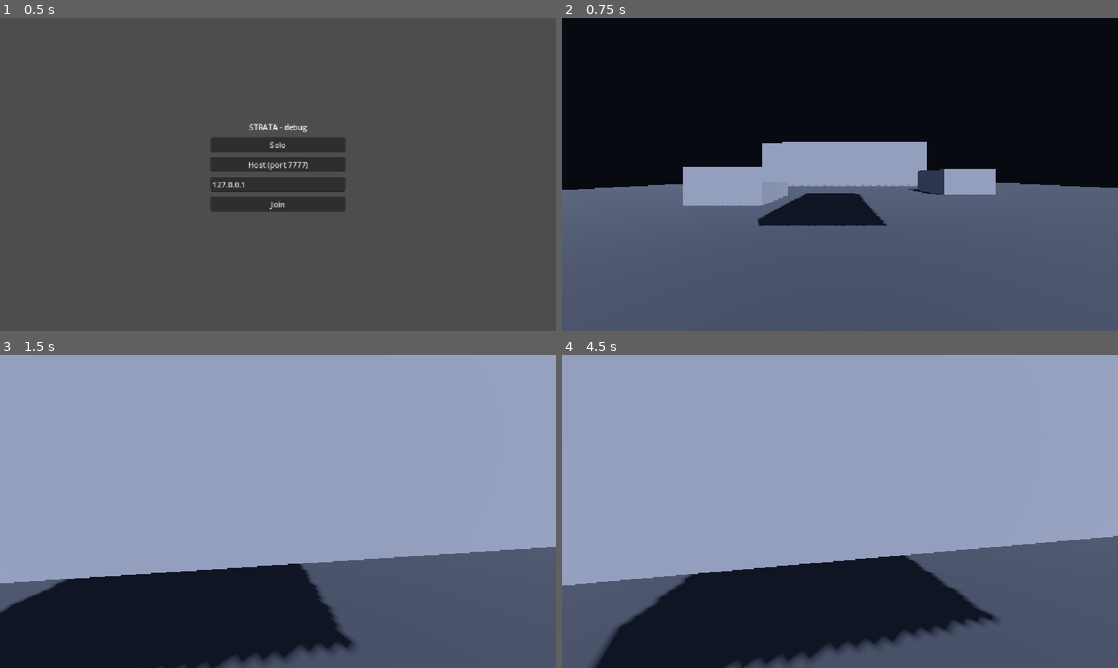
Above: before the commit, frames 1-4 (two rows, left to right).
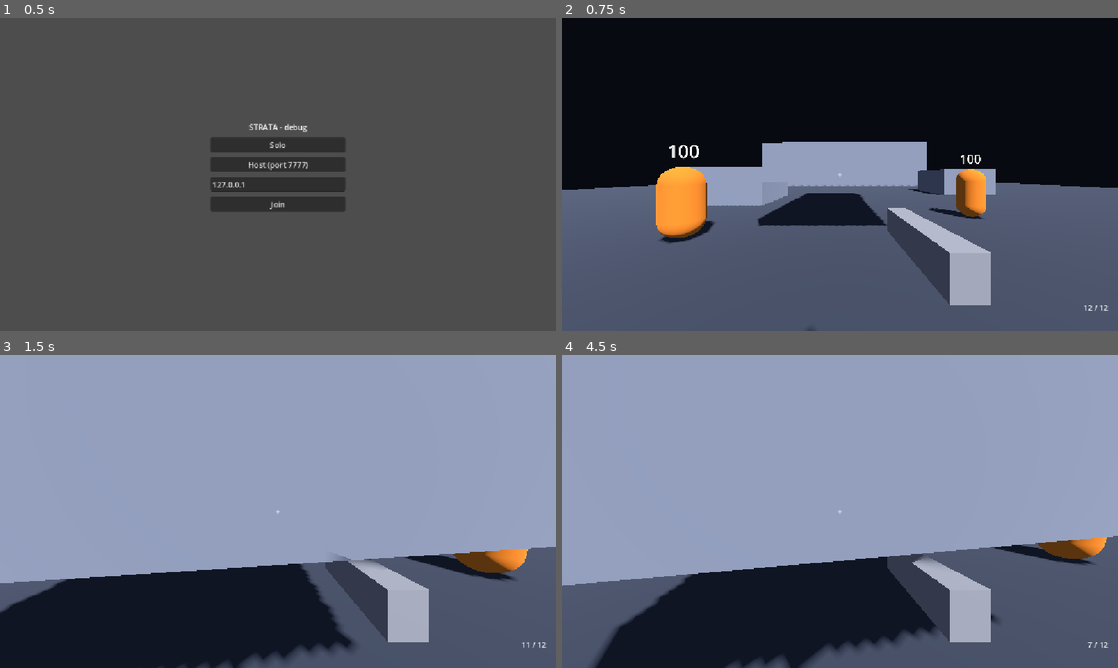
Above: after the commit, the same moments.

Repository: kyaminq-ui/Strata_FPS
Game: Godot game, scene res://game/main.tscn
The game is run twice, just before and just after one commit, with the same random seed, the same clock (stepped at 60 frames per second) and the same inputs.
Inputs (mouse positions are in pixels of both pictures, inside the frame that each line leads up to):
- Up to frame 1 (0.5 s): no input
- Up to frame 2 (0.75 s): click "Solo" at 0.5 s
- Up to frame 3 (1.5 s): tap Enter at 1.25 s; move the mouse to (305, 511) at 1.27 s; press the mouse at (305, 511) at 1.28 s; hold W (move_forward) from 1.28 s (still down); tap Shift (dash) at 1.35 s
- Up to frame 4 (4.5 s): keep holding W (move_forward); tap Space (jump) at 1.52, 1.82, 2.27, 2.57, 3.5, 3.77, 4.07 s; move the mouse to (812, 511) at 2.02 s; release the mouse at (812, 511) at 2.03 s; click (812, 511) at 2.1 s; tap Shift (dash) at 2.3, 2.85, 3.8 s; move the mouse to (851, 505) at 2.77 s; press the mouse at (851, 505) at 2.78 s; move the mouse to (834, 517) at 3.52 s; release the mouse at (834, 517) at 3.53 s; tap Ctrl (slide) at 3.6 s; click (834, 517) at 3.67 s; move the mouse to (878, 514) at 4.27 s; press the mouse at (878, 514) at 4.28 s

Frame 1 is identical in both runs. In frame 2, 6.4% of the frame differs, in the area x 16-99%, y 40-100%; in frame 3, 4.4%; in frame 4, 4.2%.

Commit message:
Milestone 2 (part 1): hitscan pistol, host-validated hits, training dummies, HUD
Co-Authored-By: Claude Sonnet 5 <noreply@anthropic.com>

Diff:
--- /dev/null
+++ b/game/components/health_component.gd
@@ -0,0 +1,35 @@
+class_name HealthComponent
+extends Node
+## Points de vie. `health` est répliqué par le MultiplayerSynchronizer de la scène
+## propriétaire ; seuls le host/serveur appellent take_damage() (signaux côté serveur).
+
+signal damaged(amount: float, by_peer: int)
+signal died(by_peer: int)
+
+@export var max_health: float = 100.0
+
+var health: float
+
+
+func _ready() -> void:
+	health = max_health
+
+
+func is_dead() -> bool:
+	return health <= 0.0
+
+
+## Serveur seulement. Retourne vrai si ce coup tue.
+func take_damage(amount: float, by_peer: int = 0) -> bool:
+	if not multiplayer.is_server() or is_dead():
+		return false
+	health = maxf(health - amount, 0.0)
+	damaged.emit(amount, by_peer)
+	if is_dead():
+		died.emit(by_peer)
+		return true
+	return false
+
+
+func reset() -> void:
+	health = max_health
--- a/game/player/player.gd
+++ b/game/player/player.gd
@@ -24,13 +24,15 @@
 var dash_cooldown_left := 0.0
 var wall_cooldown_left := 0.0
 var camera_roll_target := 0.0  # degrés, piloté par les états
+var input_enabled := true  # faux quand la souris est libérée (Échap)
 
 var _states: Dictionary[StringName, PlayerState] = {}
 var _state: PlayerState
 
 @onready var crouch: PlayerCrouch = $Crouch
+@onready var weapon: WeaponController = $Weapon
 @onready var _head: Node3D = $Head
-@onready var _camera: Camera3D = $Head/Camera3D
+@onready var camera: Camera3D = $Head/Camera3D
 @onready var _body_mesh: MeshInstance3D = $BodyMesh
 @onready var _visor_mesh: MeshInstance3D = $Head/VisorMesh
 @onready var _label: Label3D = $NameLabel
@@ -60,11 +62,15 @@
 
 	if is_multiplayer_authority():
 		# Vue à la première personne : son propre corps est masqué.
-		_camera.current = true
+		camera.current = true
 		_body_mesh.hide()
 		_visor_mesh.hide()
 		_label.hide()
 		Input.mouse_mode = Input.MOUSE_MODE_CAPTURED
+		var hud := preload("res://game/ui/player_hud.tscn").instantiate()
+		add_child(hud)
+		hud.bind(weapon)
+	$Head/Camera3D/Viewmodel.visible = is_multiplayer_authority()
 
 
 func change_state(state_name: StringName) -> void:
@@ -100,8 +106,11 @@
 		_head.rotation.x = clampf(_head.rotation.x - event.relative.y * config.mouse_sensitivity, -limit, limit)
 	elif event.is_action_pressed("ui_cancel"):
 		Input.mouse_mode = Input.MOUSE_MODE_VISIBLE
+		input_enabled = false
 	elif event is InputEventMouseButton and event.pressed and Input.mouse_mode == Input.MOUSE_MODE_VISIBLE:
 		Input.mouse_mode = Input.MOUSE_MODE_CAPTURED
+		# Le clic qui recapture la souris ne doit pas tirer.
+		get_tree().create_timer(0.1).timeout.connect(func() -> void: input_enabled = true)
 
 
 func _physics_process(delta: float) -> void:
@@ -124,7 +133,7 @@
 func _process(delta: float) -> void:
 	if is_multiplayer_authority():
 		var roll_smoothing := 1.0 - exp(-CAMERA_ROLL_SMOOTHING * delta)
-		_camera.rotation.z = lerp_angle(_camera.rotation.z, deg_to_rad(camera_roll_target), roll_smoothing)
+		camera.rotation.z = lerp_angle(camera.rotation.z, deg_to_rad(camera_roll_target), roll_smoothing)
 		return
 	crouch.crouched = net_sliding
 	var t := 1.0 - exp(-REMOTE_SMOOTHING * delta)
--- a/game/player/player.tscn
+++ b/game/player/player.tscn
@@ -7,6 +7,8 @@
 [ext_resource type="Script" path="res://game/player/state_dash.gd" id="5"]
 [ext_resource type="Script" path="res://game/player/state_slide.gd" id="6"]
 [ext_resource type="Script" path="res://game/player/state_wallrun.gd" id="7"]
+[ext_resource type="Script" path="res://game/weapons/weapon_controller.gd" id="8"]
+[ext_resource type="Resource" path="res://game/weapons/pistol.tres" id="9"]
 
 [sub_resource type="CapsuleShape3D" id="shape"]
 radius = 0.4
@@ -18,6 +20,9 @@
 
 [sub_resource type="BoxMesh" id="visor_mesh"]
 size = Vector3(0.5, 0.15, 0.3)
+
+[sub_resource type="BoxMesh" id="gun_mesh"]
+size = Vector3(0.08, 0.1, 0.4)
 
 [sub_resource type="SceneReplicationConfig" id="replication"]
 properties/0/path = NodePath(".:net_position")
@@ -53,6 +58,10 @@
 [node name="Camera3D" type="Camera3D" parent="Head"]
 fov = 90.0
 
+[node name="Viewmodel" type="MeshInstance3D" parent="Head/Camera3D"]
+transform = Transform3D(1, 0, 0, 0, 1, 0, 0, 0, 1, 0.25, -0.2, -0.5)
+mesh = SubResource("gun_mesh")
+
 [node name="VisorMesh" type="MeshInstance3D" parent="Head"]
 transform = Transform3D(1, 0, 0, 0, 1, 0, 0, 0, 1, 0, 0, -0.3)
 mesh = SubResource("visor_mesh")
@@ -86,3 +95,7 @@
 
 [node name="WallRun" type="Node" parent="States"]
 script = ExtResource("7")
+
+[node name="Weapon" type="Node" parent="."]
+script = ExtResource("8")
+data = ExtResource("9")
--- /dev/null
+++ b/game/ui/player_hud.gd
@@ -0,0 +1,26 @@
+extends CanvasLayer
+## HUD local minimal : viseur, munitions, hitmarker. Créé par Player pour l'autorité seulement.
+
+@onready var _ammo: Label = %Ammo
+@onready var _hit_marker: Label = %HitMarker
+
+var _tween: Tween
+
+
+func bind(weapon: WeaponController) -> void:
+	weapon.ammo_changed.connect(_on_ammo_changed)
+	weapon.reload_started.connect(func() -> void: _ammo.text = "RELOAD")
+	weapon.hit_confirmed.connect(_on_hit_confirmed)
+	_on_ammo_changed(weapon.ammo, weapon.data.magazine_size)
+
+
+func _on_ammo_changed(current: int, magazine: int) -> void:
+	_ammo.text = "%d / %d" % [current, magazine]
+
+
+func _on_hit_confirmed(killed: bool) -> void:
+	if _tween:
+		_tween.kill()
+	_hit_marker.modulate = Color(1.0, 0.2, 0.2, 1.0) if killed else Color(1.0, 1.0, 1.0, 1.0)
+	_tween = create_tween()
+	_tween.tween_property(_hit_marker, "modulate:a", 0.0, 0.2)
--- /dev/null
+++ b/game/ui/player_hud.tscn
@@ -0,0 +1,51 @@
+[gd_scene load_steps=2 format=3]
+
+[ext_resource type="Script" path="res://game/ui/player_hud.gd" id="1"]
+
+[node name="PlayerHud" type="CanvasLayer"]
+script = ExtResource("1")
+
+[node name="Root" type="Control" parent="."]
+layout_mode = 3
+anchors_preset = 15
+anchor_right = 1.0
+anchor_bottom = 1.0
+grow_horizontal = 2
+grow_vertical = 2
+mouse_filter = 2
+
+[node name="Center" type="CenterContainer" parent="Root"]
+layout_mode = 1
+anchors_preset = 15
+anchor_right = 1.0
+anchor_bottom = 1.0
+grow_horizontal = 2
+grow_vertical = 2
+mouse_filter = 2
+
+[node name="Crosshair" type="Label" parent="Root/Center"]
+layout_mode = 2
+text = "+"
+
+[node name="HitMarker" type="Label" parent="Root/Center"]
+unique_name_in_owner = true
+modulate = Color(1, 1, 1, 0)
+layout_mode = 2
+text = "X"
+
+[node name="Ammo" type="Label" parent="Root"]
+unique_name_in_owner = true
+layout_mode = 1
+anchors_preset = 3
+anchor_left = 1.0
+anchor_top = 1.0
+anchor_right = 1.0
+anchor_bottom = 1.0
+offset_left = -200.0
+offset_top = -60.0
+offset_right = -20.0
+offset_bottom = -20.0
+grow_horizontal = 0
+grow_vertical = 0
+text = "0 / 0"
+horizontal_alignment = 2
--- /dev/null
+++ b/game/weapons/pistol.tres
@@ -0,0 +1,6 @@
+[gd_resource type="Resource" script_class="WeaponData" load_steps=2 format=3]
+
+[ext_resource type="Script" path="res://game/weapons/weapon_data.gd" id="1"]
+
+[resource]
+script = ExtResource("1")
--- /dev/null
+++ b/game/weapons/tracer.gd
@@ -0,0 +1,29 @@
+class_name Tracer
+extends RefCounted
+## Trait de tir purement cosmétique (local à chaque peer, sans autorité).
+
+const LIFETIME := 0.06
+const THICKNESS := 0.03
+
+static var _material: StandardMaterial3D
+
+
+static func spawn(parent: Node, from: Vector3, to: Vector3) -> void:
+	var length := from.distance_to(to)
+	if length < 0.1:
+		return
+	if _material == null:
+		_material = StandardMaterial3D.new()
+		_material.shading_mode = BaseMaterial3D.SHADING_MODE_UNSHADED
+		_material.albedo_color = Color(1.0, 0.9, 0.5)
+	var mesh := BoxMesh.new()
+	mesh.size = Vector3(THICKNESS, THICKNESS, length)
+	var instance := MeshInstance3D.new()
+	instance.mesh = mesh
+	instance.material_override = _material
+	parent.add_child(instance)
+	var direction := (to - from) / length
+	var up := Vector3.UP if absf(direction.y) < 0.99 else Vector3.RIGHT
+	instance.global_position = (from + to) * 0.5
+	instance.look_at(to, up)
+	parent.get_tree().create_timer(LIFETIME).timeout.connect(instance.queue_free)
--- /dev/null
+++ b/game/weapons/weapon_controller.gd
@@ -0,0 +1,127 @@
+class_name WeaponController
+extends Node
+## Arme hitscan d'un joueur. Le peer propriétaire gère cadence, munitions et visée locale,
+## puis envoie (origine, direction) au host. Le HOST résout le tir (raycast serveur), valide
+## cadence et origine, applique les dégâts (valeur de WeaponData, jamais envoyée par le client)
+## et confirme le résultat. Traits/hitmarkers = cosmétique local.
+
+signal ammo_changed(current: int, magazine: int)
+signal reload_started
+signal hit_confirmed(killed: bool)
+
+const HIT_MASK := 1 | 4  # monde (couche 1) + ennemis (couche 3)
+const HEAD_HEIGHT := 1.6
+const SERVER_ORIGIN_TOLERANCE := 5.0  # m : couvre latence + dash
+const SERVER_RATE_TOLERANCE := 0.8  # tolère un peu de gigue sur la cadence
+const MUZZLE_OFFSET := Vector3(0.25, -0.2, -0.5)
+
+@export var data: WeaponData
+
+var ammo := 0
+
+var _cooldown_left := 0.0
+var _reload_left := 0.0
+var _server_last_shot_msec := -100000
+
+@onready var _player: Player = get_parent()
+
+
+func _ready() -> void:
+	ammo = data.magazine_size
+
+
+func _physics_process(delta: float) -> void:
+	if not _player.is_multiplayer_authority():
+		return
+	_cooldown_left = maxf(_cooldown_left - delta, 0.0)
+	if _reload_left > 0.0:
+		_reload_left -= delta
+		if _reload_left <= 0.0:
+			ammo = data.magazine_size
+			ammo_changed.emit(ammo, data.magazine_size)
+		return
+	if not _player.input_enabled:
+		return
+	if Input.is_action_just_pressed("reload") and ammo < data.magazine_size:
+		_start_reload()
+		return
+	var wants_fire := Input.is_action_pressed("fire") if data.automatic else Input.is_action_just_pressed("fire")
+	if wants_fire and _cooldown_left <= 0.0:
+		if ammo > 0:
+			_fire()
+		else:
+			_start_reload()
+
+
+func _start_reload() -> void:
+	_reload_left = data.reload_time
+	reload_started.emit()
+
+
+func _fire() -> void:
+	ammo -= 1
+	_cooldown_left = data.fire_interval
+	ammo_changed.emit(ammo, data.magazine_size)
+	var camera := _player.camera
+	var origin := camera.global_position
+	var direction := -camera.global_basis.z
+	var hit := _cast(origin, direction)
+	var end: Vector3 = hit.position if not hit.is_empty() else origin + direction * data.max_range
+	Tracer.spawn(_player.get_parent(), origin + camera.global_basis * MUZZLE_OFFSET, end)
+	if multiplayer.is_server():
+		_server_fire(multiplayer.get_unique_id(), origin, direction)
+	else:
+		server_fire.rpc_id(1, origin, direction)
+
+
+func _cast(origin: Vector3, direction: Vector3) -> Dictionary:
+	var query := PhysicsRayQueryParameters3D.create(origin, origin + direction * data.max_range, HIT_MASK)
+	return _player.get_world_3d().direct_space_state.intersect_ray(query)
+
+
+@rpc("any_peer", "call_remote", "reliable")
+func server_fire(origin: Vector3, direction: Vector3) -> void:
+	if multiplayer.is_server():
+		_server_fire(multiplayer.get_remote_sender_id(), origin, direction)
+
+
+func _server_fire(shooter_id: int, origin: Vector3, direction: Vector3) -> void:
+	if shooter_id != _player.get_multiplayer_authority() or direction.is_zero_approx():
+		return  # seul le propriétaire tire avec son arme
+	var now := Time.get_ticks_msec()
+	if now - _server_last_shot_msec < data.fire_interval * 1000.0 * SERVER_RATE_TOLERANCE:
+		return
+	if origin.distance_to(_player.net_position + Vector3.UP * HEAD_HEIGHT) > SERVER_ORIGIN_TOLERANCE:
+		return
+	_server_last_shot_msec = now
+
+	direction = direction.normalized()
+	var hit := _cast(origin, direction)
+	var end: Vector3 = hit.position if not hit.is_empty() else origin + direction * data.max_range
+	var health: HealthComponent = null
+	if not hit.is_empty():
+		health = (hit.collider as Node).get_node_or_null("Health") as HealthComponent
+	if health:
+		var killed := health.take_damage(data.damage, shooter_id)
+		if shooter_id == multiplayer.get_unique_id():
+			hit_confirmed.emit(killed)
+		else:
+			confirm_hit.rpc_id(shooter_id, killed)
+
+	var start := origin + Vector3.DOWN * 0.2 + direction * 0.5
+	if shooter_id != multiplayer.get_unique_id():
+		Tracer.spawn(_player.get_parent(), start, end)
+	if not multiplayer.get_peers().is_empty():
+		show_shot.rpc(start, end)
+
+
+@rpc("any_peer", "call_remote", "reliable")
+func confirm_hit(killed: bool) -> void:
+	if multiplayer.get_remote_sender_id() == 1:
+		hit_confirmed.emit(killed)
+
+
+@rpc("any_peer", "call_remote", "unreliable")
+func show_shot(from: Vector3, to: Vector3) -> void:
+	if multiplayer.get_remote_sender_id() == 1 and not _player.is_multiplayer_authority():
+		Tracer.spawn(_player.get_parent(), from, to)
--- /dev/null
+++ b/game/weapons/weapon_data.gd
@@ -0,0 +1,11 @@
+class_name WeaponData
+extends Resource
+## Données d'une arme (aucune logique). Une arme = un .tres de ce type.
+
+@export var display_name: String = "Pistol"
+@export var damage: float = 25.0
+@export var fire_interval: float = 0.25
+@export var automatic: bool = false
+@export var max_range: float = 100.0
+@export var magazine_size: int = 12
+@export var reload_time: float = 1.2
--- a/game/world/arena_graybox.tscn
+++ b/game/world/arena_graybox.tscn
@@ -1,6 +1,7 @@
-[gd_scene load_steps=16 format=3]
+[gd_scene load_steps=17 format=3]
 
 [ext_resource type="Script" path="res://game/multiplayer/player_spawner.gd" id="1"]
+[ext_resource type="PackedScene" path="res://game/world/training_dummy.tscn" id="2"]
 
 [sub_resource type="Environment" id="env"]
 background_mode = 1
@@ -116,6 +117,17 @@
 [node name="Shape" type="CollisionShape3D" parent="World/LowBeam"]
 shape = SubResource("beam_shape")
 
+[node name="Dummies" type="Node3D" parent="."]
+
+[node name="Dummy1" parent="Dummies" instance=ExtResource("2")]
+transform = Transform3D(1, 0, 0, 0, 1, 0, 0, 0, 1, 3, 0, -6)
+
+[node name="Dummy2" parent="Dummies" instance=ExtResource("2")]
+transform = Transform3D(1, 0, 0, 0, 1, 0, 0, 0, 1, -6, 0, -4)
+
+[node name="Dummy3" parent="Dummies" instance=ExtResource("2")]
+transform = Transform3D(1, 0, 0, 0, 1, 0, 0, 0, 1, -3, 0, 8)
+
 [node name="SpawnPoints" type="Node3D" parent="."]
 
 [node name="Spawn1" type="Marker3D" parent="SpawnPoints"]
--- /dev/null
+++ b/game/world/training_dummy.gd
@@ -0,0 +1,41 @@
+extends StaticBody3D
+## Cible d'entraînement. Le host gère les dégâts et le respawn ; tous les peers
+## affichent l'état à partir de Health.health (répliqué).
+
+const RESPAWN_DELAY := 3.0
+const BASE_COLOR := Color(0.9, 0.5, 0.15)
+const FLASH_COLOR := Color(1.0, 1.0, 1.0)
+
+var _last_health := -1.0
+var _material := StandardMaterial3D.new()
+var _layer := 0
+
+@onready var _health: HealthComponent = $Health
+@onready var _mesh: MeshInstance3D = $Mesh
+@onready var _label: Label3D = $Label
+
+
+func _ready() -> void:
+	_layer = collision_layer
+	_material.albedo_color = BASE_COLOR
+	_mesh.material_override = _material
+	if multiplayer.is_server():
+		_health.died.connect(_on_died)
+
+
+func _process(_delta: float) -> void:
+	var health := _health.health
+	_label.text = str(ceili(health))
+	_mesh.visible = health > 0.0
+	_label.visible = health > 0.0
+	if _last_health > health and health > 0.0:
+		_material.albedo_color = FLASH_COLOR
+		create_tween().tween_property(_material, "albedo_color", BASE_COLOR, 0.15)
+	_last_health = health
+
+
+func _on_died(_by_peer: int) -> void:
+	collision_layer = 0
+	await get_tree().create_timer(RESPAWN_DELAY).timeout
+	_health.reset()
+	collision_layer = _layer
--- /dev/null
+++ b/game/world/training_dummy.tscn
@@ -0,0 +1,43 @@
+[gd_scene load_steps=6 format=3]
+
+[ext_resource type="Script" path="res://game/world/training_dummy.gd" id="1"]
+[ext_resource type="Script" path="res://game/components/health_component.gd" id="2"]
+
+[sub_resource type="CapsuleShape3D" id="shape"]
+radius = 0.45
+height = 1.8
+
+[sub_resource type="CapsuleMesh" id="mesh"]
+radius = 0.45
+height = 1.8
+
+[sub_resource type="SceneReplicationConfig" id="replication"]
+properties/0/path = NodePath("Health:health")
+properties/0/spawn = false
+properties/0/replication_mode = 1
+
+[node name="TrainingDummy" type="StaticBody3D"]
+collision_layer = 4
+collision_mask = 0
+script = ExtResource("1")
+
+[node name="CollisionShape3D" type="CollisionShape3D" parent="."]
+transform = Transform3D(1, 0, 0, 0, 1, 0, 0, 0, 1, 0, 0.9, 0)
+shape = SubResource("shape")
+
+[node name="Mesh" type="MeshInstance3D" parent="."]
+transform = Transform3D(1, 0, 0, 0, 1, 0, 0, 0, 1, 0, 0.9, 0)
+mesh = SubResource("mesh")
+
+[node name="Label" type="Label3D" parent="."]
+transform = Transform3D(1, 0, 0, 0, 1, 0, 0, 0, 1, 0, 2.2, 0)
+billboard = 1
+text = "100"
+font_size = 96
+
+[node name="Health" type="Node" parent="."]
+script = ExtResource("2")
+
+[node name="Sync" type="MultiplayerSynchronizer" parent="."]
+replication_interval = 0.1
+replication_config = SubResource("replication")
--- a/project.godot
+++ b/project.godot
@@ -67,6 +67,15 @@
 "events": [Object(InputEventKey,"resource_local_to_scene":false,"resource_name":"","device":-1,"window_id":0,"alt_press …(196 unchanged characters)…
 }
 
+fire={
+"deadzone": 0.2,
+"events": [Object(InputEventMouseButton,"resource_local_to_scene":false,"resource_name":"","device":-1,"window_id":0,"alt_pressed":false,"shift_pressed":false,"ctrl_pressed":false,"meta_pressed":false,"button_mask":1,"position":Vector2(0, 0),"global_position":Vector2(0, 0),"factor":1.0,"button_index":1,"canceled":false,"pressed":true,"double_click":false,"script":null)]
+}
+reload={
+"deadzone": 0.2,
+"events": [Object(InputEventKey,"resource_local_to_scene":false,"resource_name":"","device":-1,"window_id":0,"alt_pressed":false,"shift_pressed":false,"ctrl_pressed":false,"meta_pressed":false,"pressed":false,"keycode":0,"physical_keycode":82,"key_label":0,"unicode":0,"location":0,"echo":false,"script":null)]
+}
+
 [physics]
 
 3d/physics_engine="Jolt Physics"
--- /dev/null
+++ b/tests/net_probe_fire.gd
@@ -0,0 +1,55 @@
+extends SceneTree
+## Sonde de test réseau (headless) : le client vise Dummy1 et tire 3 fois.
+## Affiche les munitions, les hit-confirmations reçues et la santé vue par le client.
+## Usage : godot --headless --path . -s tests/net_probe_fire.gd -- --join=127.0.0.1
+
+const SETTLE_SECONDS := 2.0
+const SHOTS := 3
+const SHOT_INTERVAL := 0.4
+const TARGET := Vector3(3.0, 1.0, -6.0)  # poitrine de Dummy1
+
+var _elapsed := 0.0
+var _shots_fired := 0
+var _hits := 0
+var _bound := false
+var _main: Node
+
+
+func _initialize() -> void:
+	_main = load("res://game/main.tscn").instantiate()
+	root.add_child(_main)
+
+
+func _process(delta: float) -> bool:
+	_elapsed += delta
+	var player := _find_local_player()
+	if player == null or _elapsed < SETTLE_SECONDS:
+		return false
+	if not _bound:
+		player.weapon.hit_confirmed.connect(func(_killed: bool) -> void: _hits += 1)
+		_aim_at_target(player)
+		_bound = true
+	Input.action_release("fire")
+	var due := SETTLE_SECONDS + 0.2 + _shots_fired * SHOT_INTERVAL
+	if _shots_fired < SHOTS and _elapsed >= due:
+		Input.action_press("fire")
+		_shots_fired += 1
+	elif _shots_fired >= SHOTS and _elapsed >= due + 0.5:
+		var health: HealthComponent = _main.get_node("ArenaGraybox/Dummies/Dummy1/Health")
+		print("[fire probe] tirs=", _shots_fired, " ammo=", player.weapon.ammo, " hits_confirmes=", _hits, " sante_vue_par_le_client=", health.health)
+		quit()
+	return false
+
+
+func _find_local_player() -> Player:
+	var players := _main.get_node_or_null("ArenaGraybox/Players")
+	if players == null:
+		return null
+	return players.get_node_or_null(str(root.multiplayer.get_unique_id())) as Player
+
+
+func _aim_at_target(player: Player) -> void:
+	var eye := player.global_position + Vector3.UP * WeaponController.HEAD_HEIGHT
+	var to_target := TARGET - eye
+	player.rotation.y = atan2(-to_target.x, -to_target.z)
+	player.get_node("Head").rotation.x = atan2(to_target.y, Vector2(to_target.x, to_target.z).length())
Not shown, added: game/components/health_component.gd.uid
Not shown: 1 places in game/player/player.tscn that only renumber resources
Not shown, added: game/ui/player_hud.gd.uid
Not shown, added: game/weapons/tracer.gd.uid
Not shown, added: game/weapons/weapon_controller.gd.uid
Not shown, added: game/weapons/weapon_data.gd.uid
Not shown, added: game/world/training_dummy.gd.uid
Not shown, added: tests/net_probe_fire.gd.uid
Not shown, changed: CLAUDE.md
Not shown, changed: docs/ARCHITECTURE.md
Not shown, changed: docs/NETWORK.md
Not shown, changed: docs/TASKS.md
